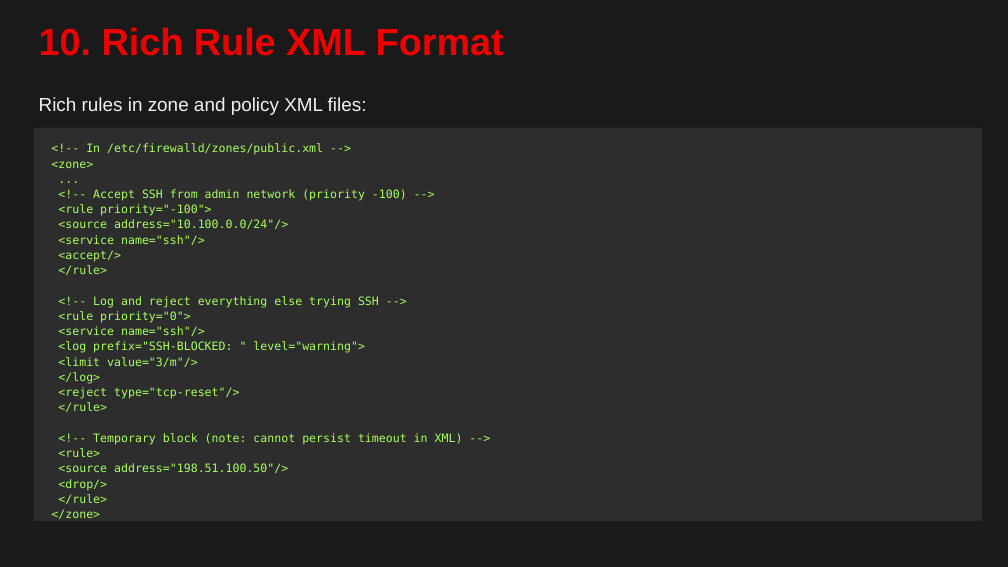
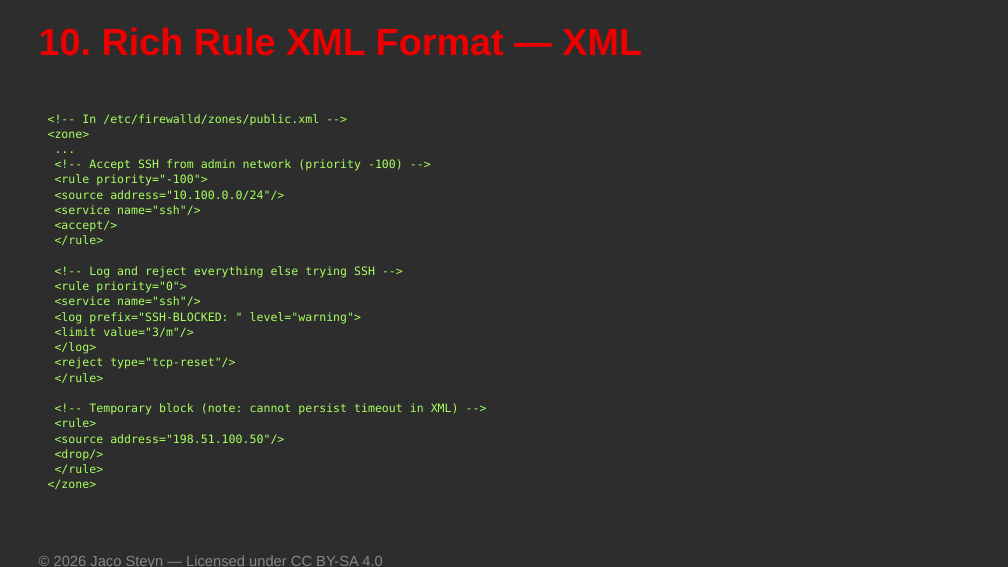
Before and after one commit to UncleJS/course_firewalld, a slide deck: slide 23 of slides/06-rich-rules.odp (slide 21 before the commit). Drawn at 1008x567 pixels with LibreOffice and Linux fonts; fonts in the diff are those of the drawing. Boxes give left, top, right and bottom in pixels: in the first picture for what was removed or moved away, otherwise in the second. Text is boxed around its words. In the diff, an @@ line names an element or a change of style, - is before the commit and + after.

Commit message:
Add TOC, Back-to-TOC links, and CC BY-SA 4.0 copyright to all content
- Regenerate ## Table of Contents in all 17 markdown files with
  GitHub-flavour anchor links; insert after H1/blockquote/--- opener
- Add '↑ Back to TOC' link at the bottom of every ## section
  (all sections including Lab, Prerequisites, Key Takeaways, etc.)
- Append '© 2026 Jaco Steyn — Licensed under CC BY-SA 4.0' footer
  to every markdown file
- Add add_copyright_footer() helper to build_slides.py and call it
  from all 7 slide renderers; shrink code/diagram boxes by 0.7 cm
  to avoid overlap
- Regenerate all 15 ODP slide decks with the copyright footer
- Add idempotent update_md.py processor script for future re-runs

```diff
--- a/slides/06-rich-rules.odp
+++ b/slides/06-rich-rules.odp
@@ background #1A1A1A to #2D2D2D @@
@@ text at [39,27,642,56]: text changed @@
-10. Rich Rule XML Format
+10. Rich Rule XML Format — XML
@@ text "<!-- In /etc/firewalld/zones/public.xml --> <zone> ..." rewrapped from [33,128,982,521] to [48,114,459,489] @@
@@ text removed at [39,97,367,115] @@
-Rich rules in zone and policy XML files:
@@ text added at [54,555,382,567], 14 pt, text #888888 @@
+© 2026 Jaco Steyn — Licensed under CC BY-SA 4.0
```
Also in this commit, not shown: 26 other slides changed, 3 slides added, 33 other files.
